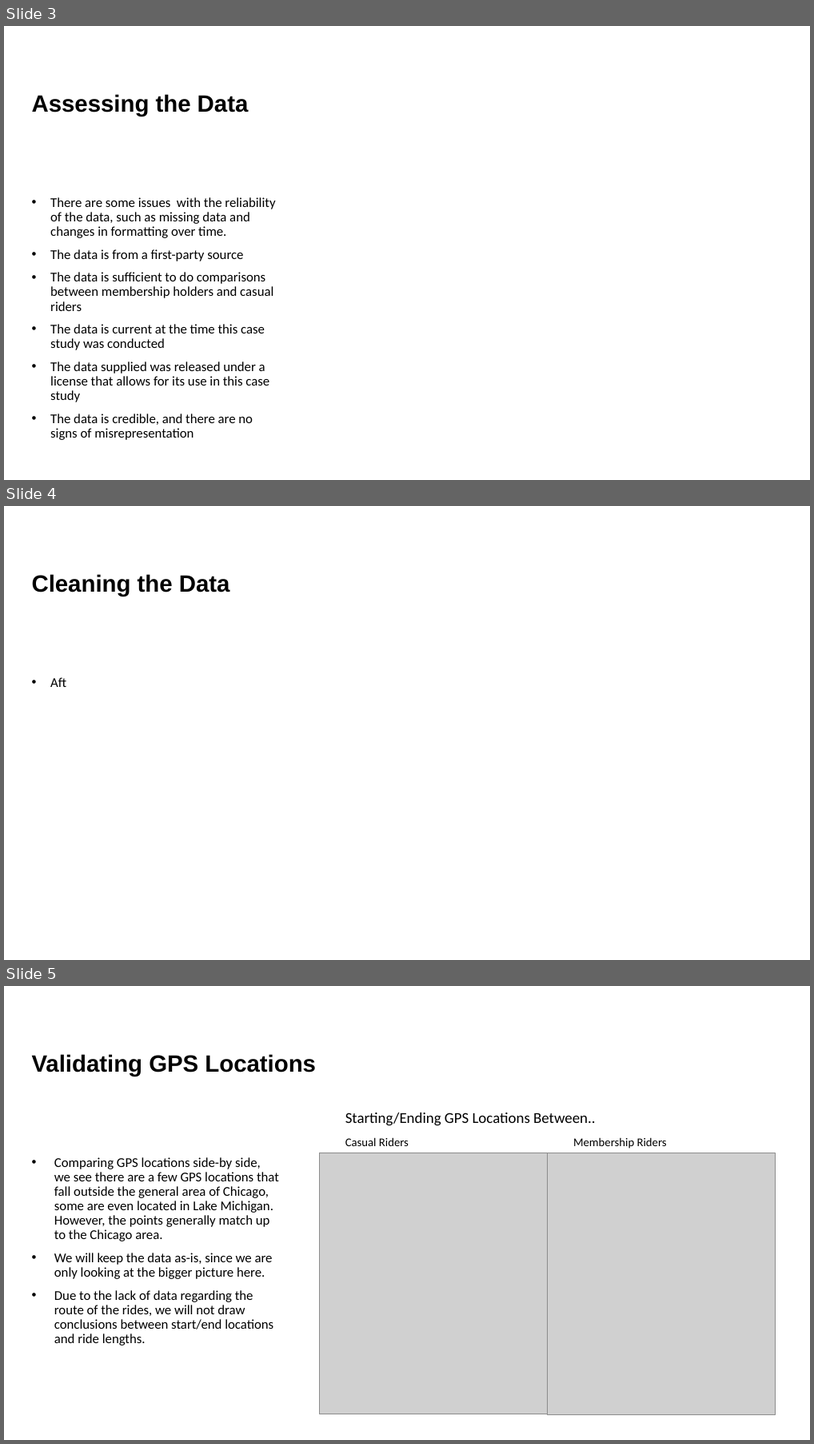
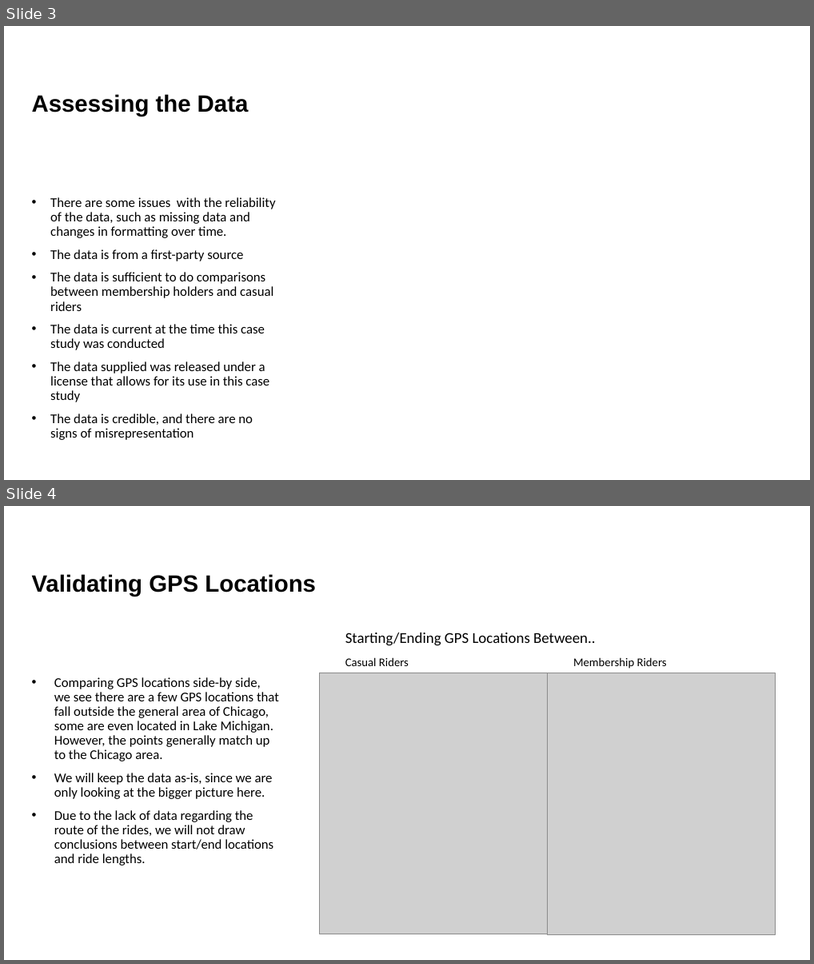
Before and after one commit to jason-heller/Rideshare-Case-Study, a slide deck: analysis_presentation_draft.pptx. Shown one above the other, each under a label of ours: slides 3, 4 and 5 before the commit, slides 3 and 4 after it. The pictures are 814x1444 and 814x964 pixels, drawn with LibreOffice and Linux fonts; fonts in the diff are those of the drawing; grey boxes stand for pictures. Boxes give left, top, right and bottom in pixels: in the first picture for what was removed or moved away, otherwise in the second. Text is boxed around its words. In the diff, an @@ line names an element or a change of style, - is before the commit and + after.

```diff
--- a/analysis_presentation_draft.pptx
+++ b/analysis_presentation_draft.pptx
@@ slide 4 removed at [4,506,810,960], background #FFFFFF @@
@@ title removed at [32,574,230,596] @@
-Cleaning the Data
@@ text removed at [50,677,66,687] @@
-• Aft
@@ what was slide 5 is now slide 4 @@
```
Also in this commit, not shown: 1 slide changed, 2 slides added, 2 other slides removed, 1 other file.
